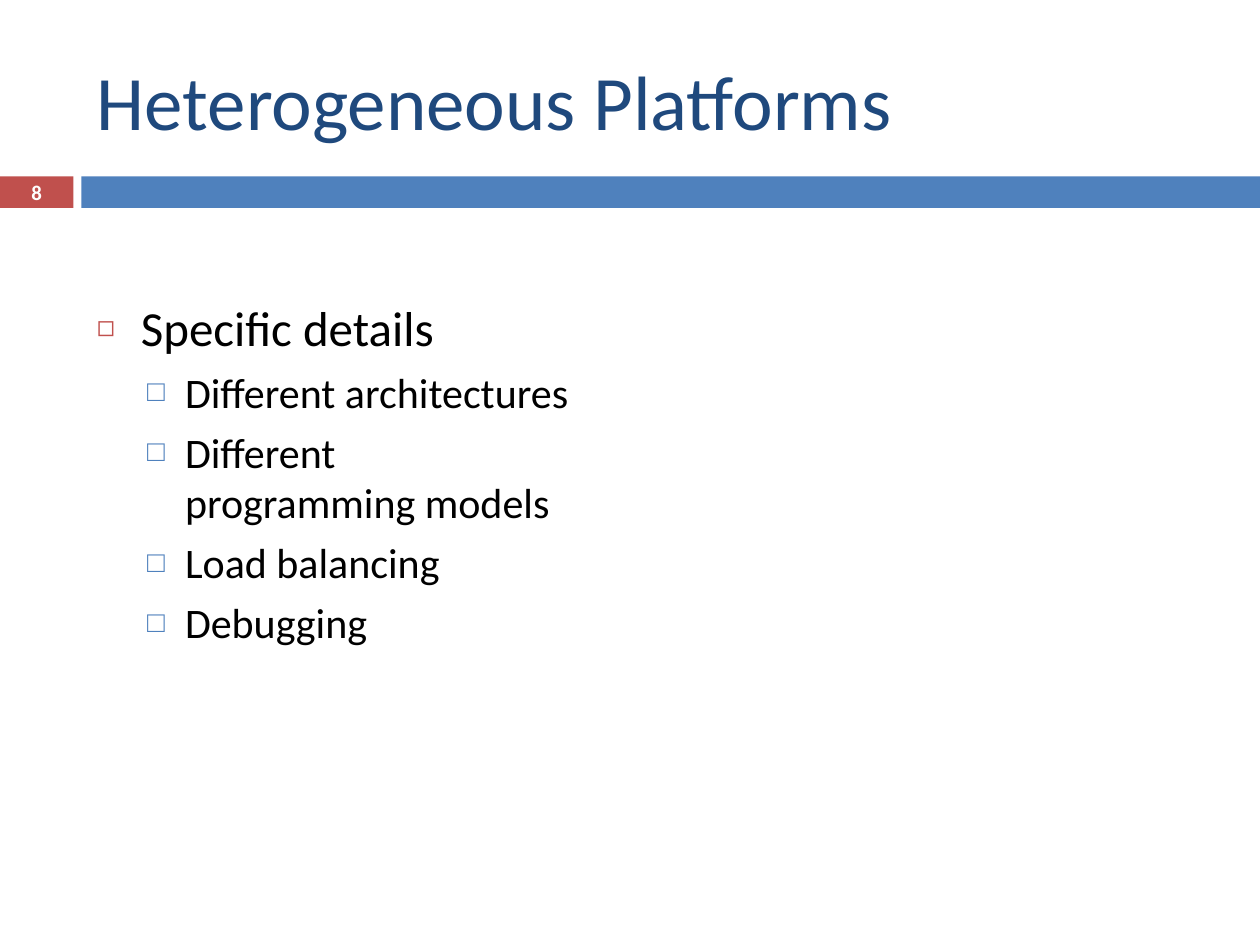
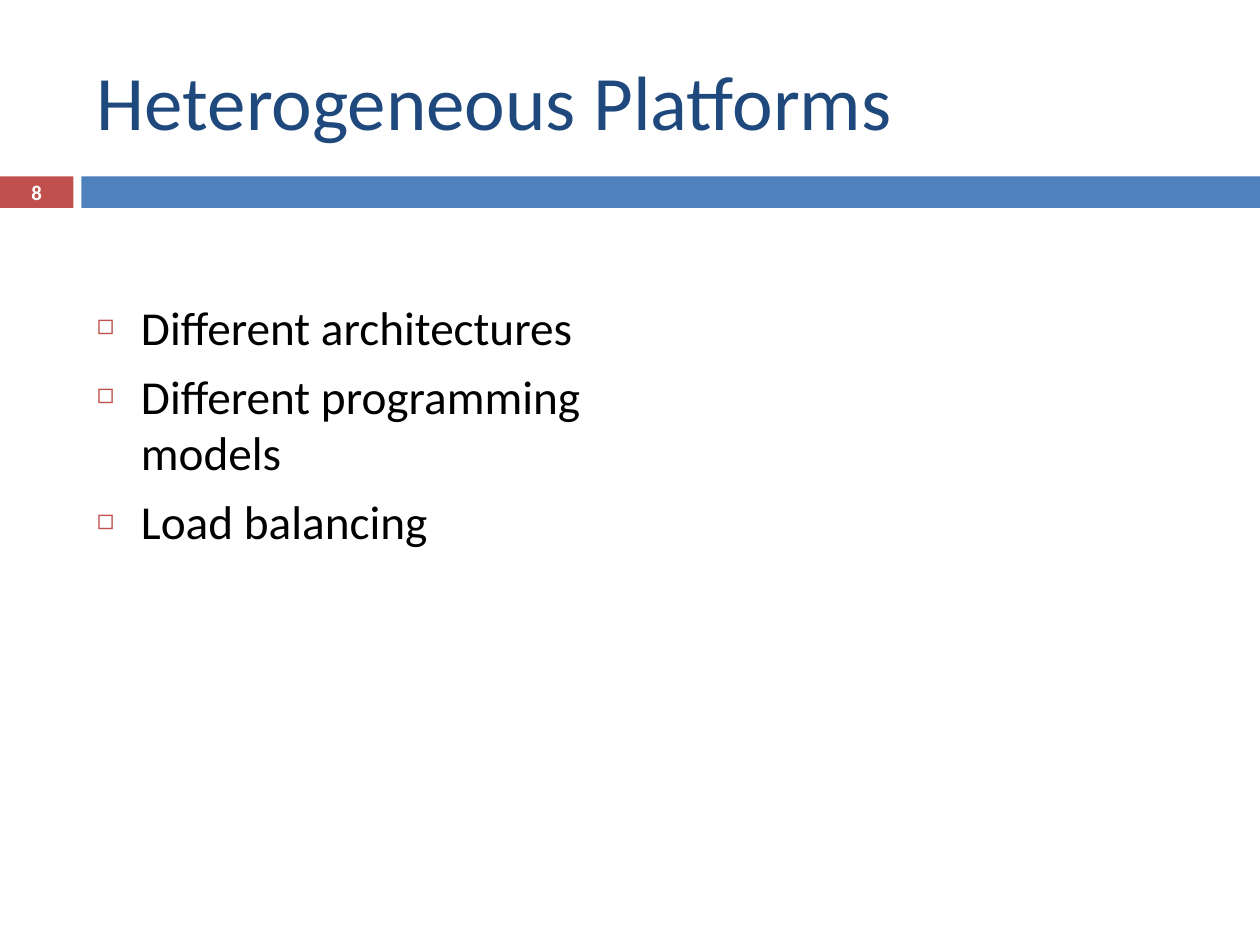
Before and after one commit to ampereira/mscthesis-liptool, a slide deck: slide 8 of doc/pre-thesis/presentation/pre-thesis_presentation.pptx. Drawn at 1260x945 pixels with LibreOffice and Linux fonts; fonts in the diff are those of the drawing. Boxes give left, top, right and bottom in pixels: in the first picture for what was removed or moved away, otherwise in the second. Text is boxed around its words. In the diff, an @@ line names an element or a change of style, - is before the commit and + after.

```diff
--- a/doc/pre-thesis/presentation/pre-thesis_presentation.pptx
+++ b/doc/pre-thesis/presentation/pre-thesis_presentation.pptx
@@ text "Different architectures" at [141,312,580,547]: size 24 to 27 pt; bullet □ to ◻; list level 2 to 1 in "Different architectures"; bullet colour #4F81BD to #C0504D; list level 2 to 1 in "Different programming models"; list level 2 to 1 in "Load balancing" @@
@@ text at [141,312,434,354]: paragraph removed @@
-◻ Specific details
@@ text at [185,608,367,646]: paragraph removed @@
-  □ Debugging
```
Also in this commit, not shown: 8 other slides changed, 1 slide removed, 2 other files.
